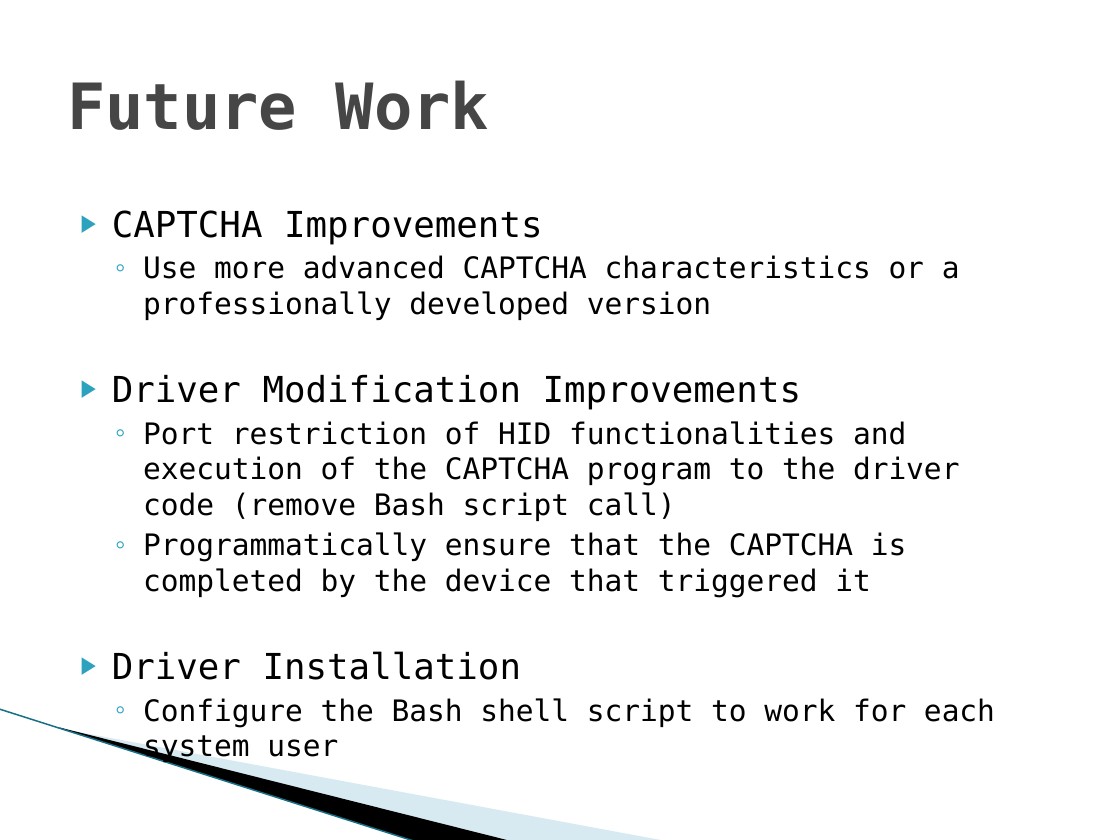
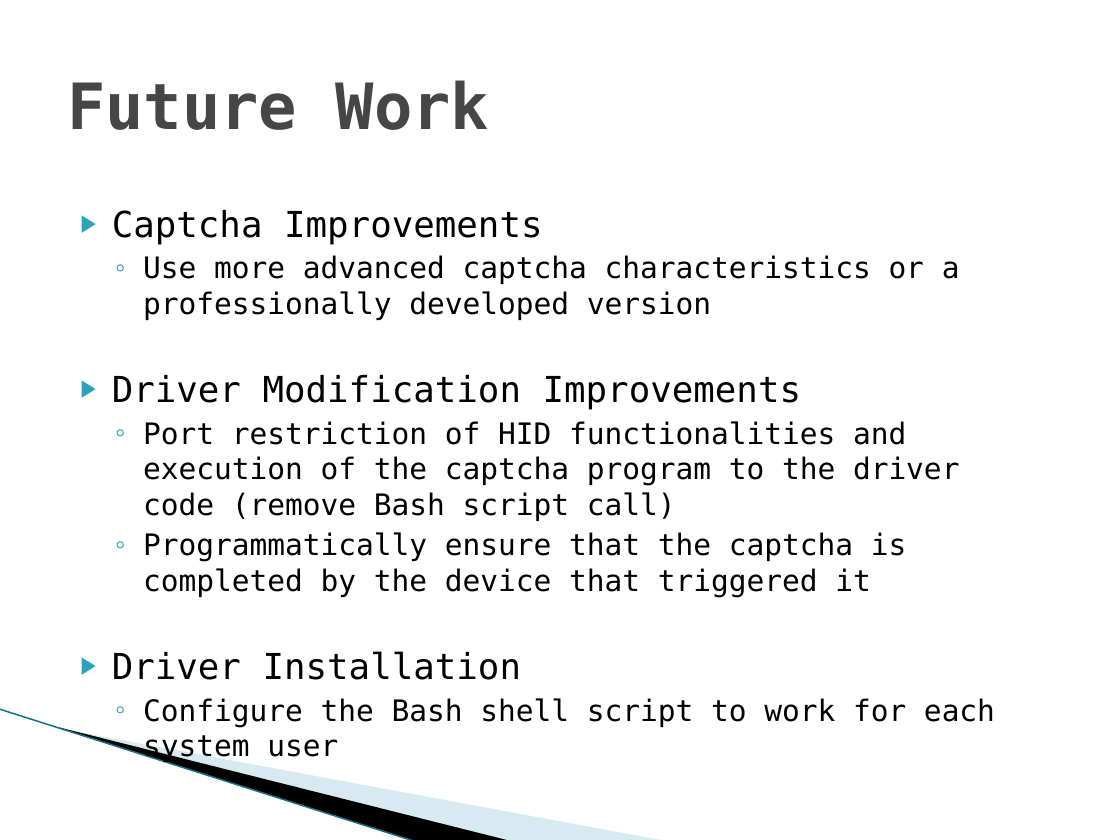
Before and after one commit to vfasburg/cse_825, a slide deck: slide 21 of Project/Final_Project_Presentation_Fasburg_Reiff_Thomas.pptx. Drawn at 1120x840 pixels with LibreOffice and Linux fonts; fonts in the diff are those of the drawing; background and template pictures are left out. Boxes give left, top, right and bottom in pixels: in the first picture for what was removed or moved away, otherwise in the second. Text is boxed around its words. In the diff, an @@ line names an element or a change of style, - is before the commit and + after.

```diff
--- a/Project/Final_Project_Presentation_Fasburg_Reiff_Thomas.pptx
+++ b/Project/Final_Project_Presentation_Fasburg_Reiff_Thomas.pptx
@@ text at (112, 209, 960, 320): text changed @@
-▶ CAPTCHA Improvements
-  ◦ Use more advanced CAPTCHA characteristics or a professionally developed version
+▶ Captcha Improvements
+  ◦ Use more advanced captcha characteristics or a professionally developed version
@@ text at (143, 421, 960, 597): text changed @@
-  ◦ Port restriction of HID functionalities and execution of the CAPTCHA program to the driver code (remove Bash script call)
-  ◦ Programmatically ensure that the CAPTCHA is completed by the device that triggered it
+  ◦ Port restriction of HID functionalities and execution of the captcha program to the driver code (remove Bash script call)
+  ◦ Programmatically ensure that the captcha is completed by the device that triggered it
```
Also in this commit, not shown: 8 other slides changed.
